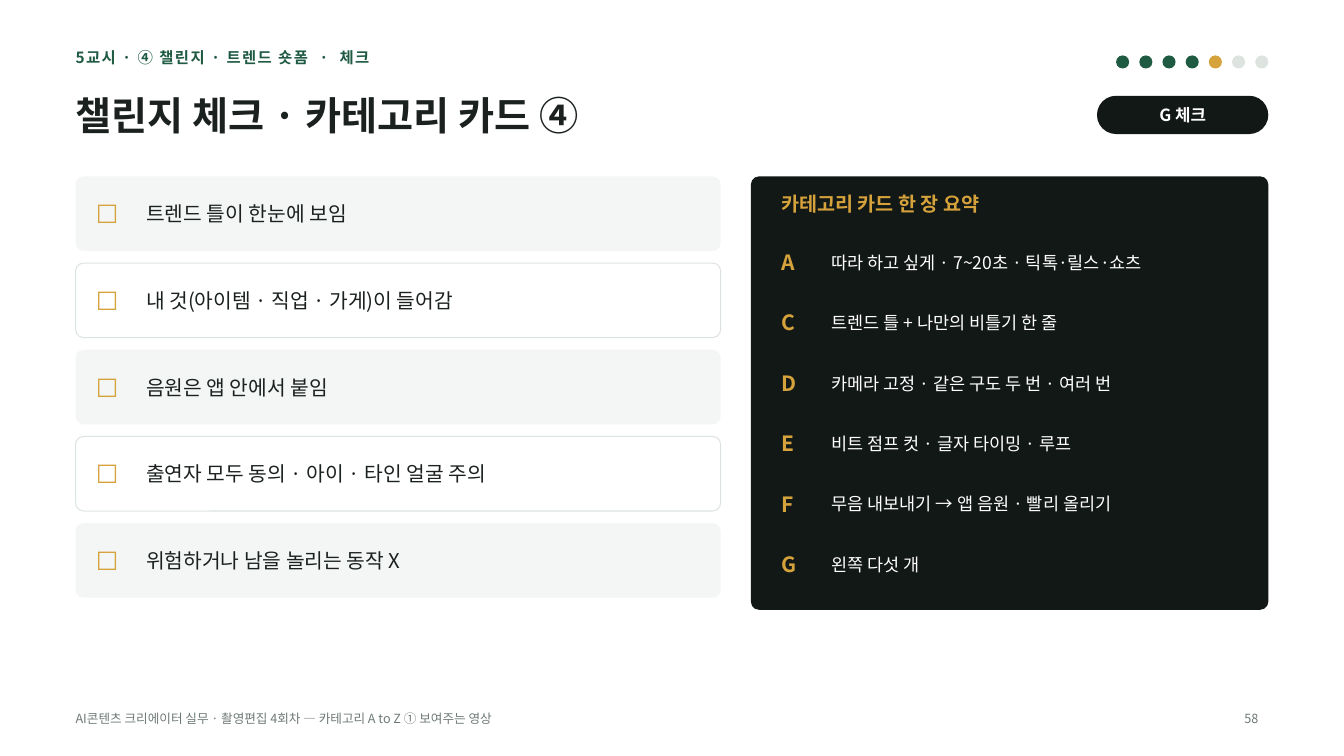
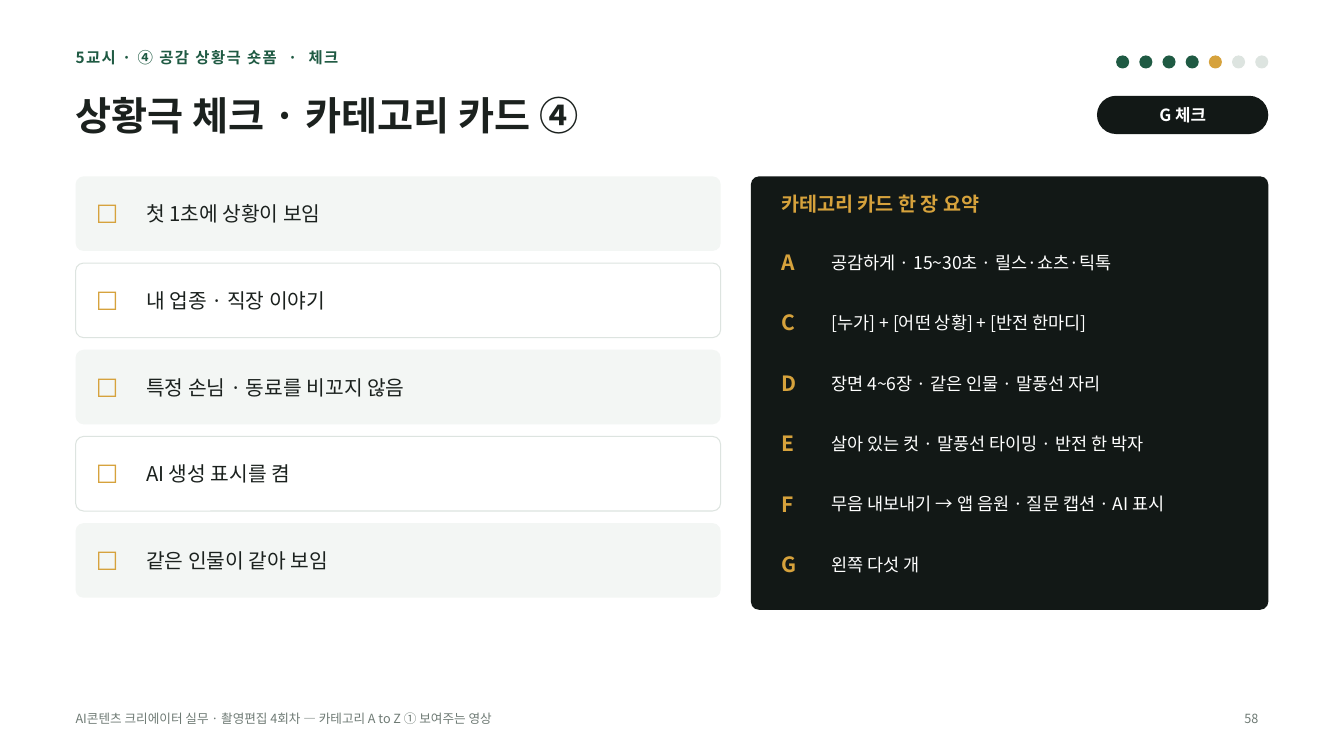
Before and after one commit to yujida/MARUBIT, a slide deck: slide 58 of lectures/04/4회차_카테고리AtoZ_보여주는영상_슬라이드.pptx. Drawn at 1344x756 pixels with LibreOffice and Linux fonts; fonts in the diff are those of the drawing. Boxes give left, top, right and bottom in pixels: in the first picture for what was removed or moved away, otherwise in the second. Text is boxed around its words. In the diff, an @@ line names an element or a change of style, - is before the commit and + after.

```diff
--- a/lectures/04/4회차_카테고리AtoZ_보여주는영상_슬라이드.pptx
+++ b/lectures/04/4회차_카테고리AtoZ_보여주는영상_슬라이드.pptx
@@ text at [76, 50, 339, 65]: text changed @@
-5교시 · ④ 챌린지 · 트렌드 숏폼 · 체크
+5교시 · ④ 공감 상황극 숏폼 · 체크
@@ title at [76, 96, 578, 134]: text changed @@
-챌린지 체크 · 카테고리 카드 ④
+상황극 체크 · 카테고리 카드 ④
@@ text at [146, 204, 320, 223]: text changed @@
-트렌드 틀이 한눈에 보임
+첫 1초에 상황이 보임
@@ text at [832, 254, 1112, 271]: text changed @@
-따라 하고 싶게 · 7~20초 · 틱톡·릴스·쇼츠
+공감하게 · 15~30초 · 릴스·쇼츠·틱톡
@@ text at [146, 291, 325, 310]: text changed @@
-내 것(아이템 · 직업 · 가게)이 들어감
+내 업종 · 직장 이야기
@@ text at [832, 314, 1086, 332]: text changed @@
-트렌드 틀 + 나만의 비틀기 한 줄
+[누가] + [어떤 상황] + [반전 한마디]
@@ text at [146, 378, 404, 397]: text changed @@
-음원은 앱 안에서 붙임
+특정 손님 · 동료를 비꼬지 않음
@@ text at [832, 375, 1100, 392]: text changed @@
-카메라 고정 · 같은 구도 두 번 · 여러 번
+장면 4~6장 · 같은 인물 · 말풍선 자리
@@ text at [832, 435, 1143, 452]: text changed @@
-비트 점프 컷 · 글자 타이밍 · 루프
+살아 있는 컷 · 말풍선 타이밍 · 반전 한 박자
@@ text at [146, 464, 291, 483]: text changed @@
-출연자 모두 동의 · 아이 · 타인 얼굴 주의
+AI 생성 표시를 켬
@@ text at [832, 495, 1164, 512]: text changed @@
-무음 내보내기 → 앱 음원 · 빨리 올리기
+무음 내보내기 → 앱 음원 · 질문 캡션 · AI 표시
@@ text at [146, 551, 328, 570]: text changed @@
-위험하거나 남을 놀리는 동작 X
+같은 인물이 같아 보임
```
Also in this commit, not shown: 23 other slides changed, 4 other files.
